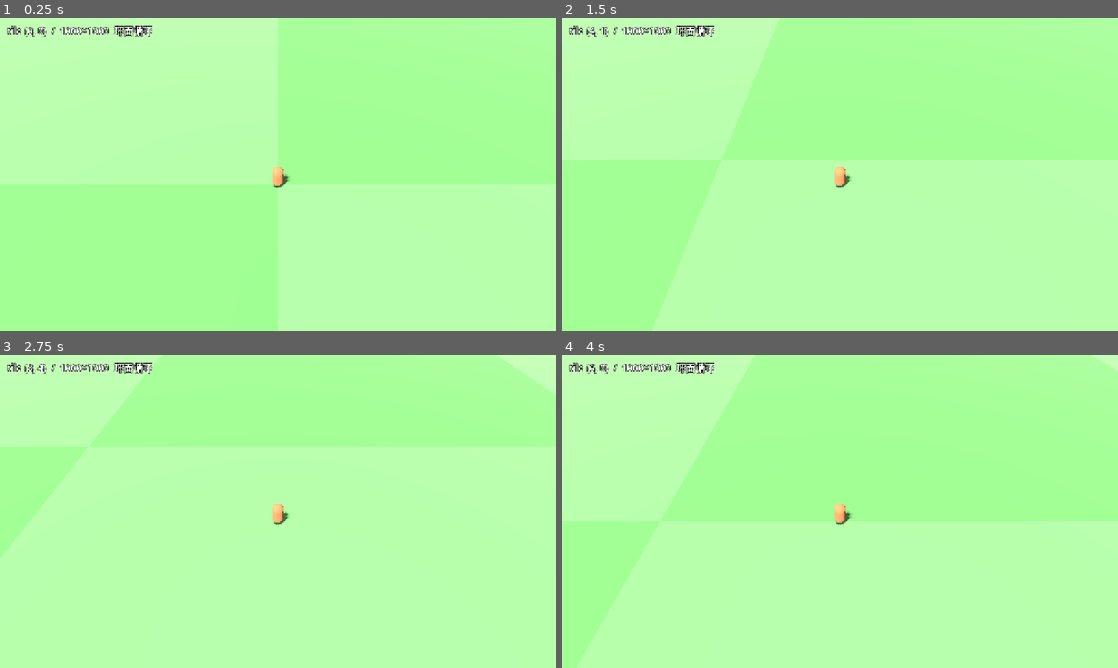
Above: before the commit, frames 1-4 (two rows, left to right).
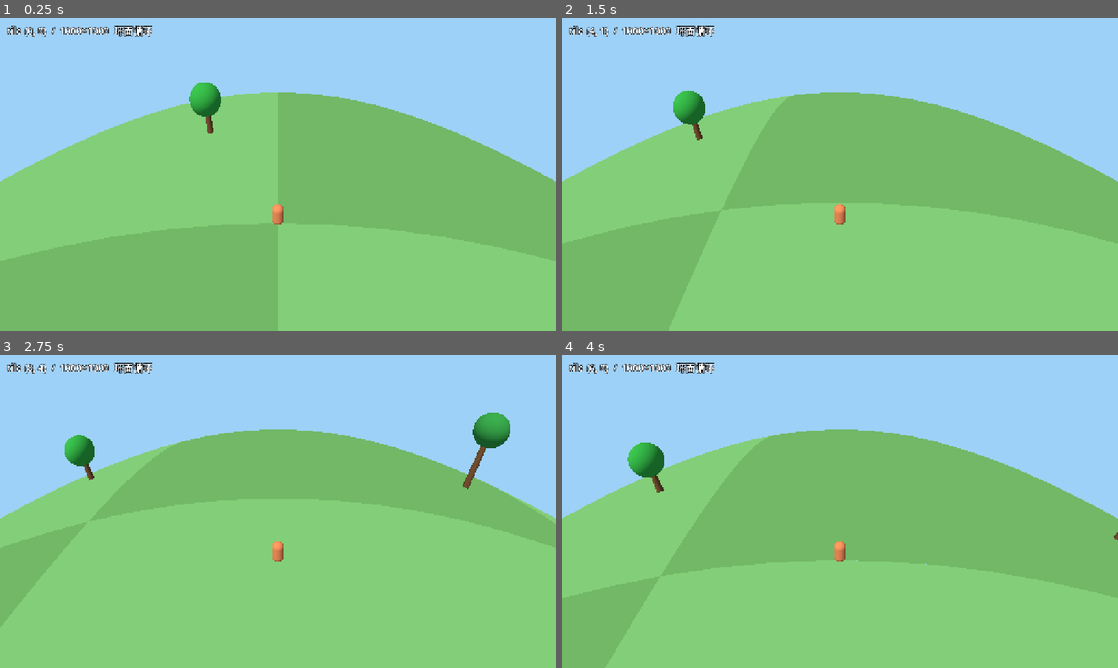
Above: after the commit, the same moments.

Repository: hoveychen/maliang
Game: Godot game, scene res://main.tscn
Same seed, same stepped clock (60 frames per second), same inputs: the game is played once before the commit and once after it.
Inputs:
- Up to frame 1 (0.25 s): no input
- Up to frame 2 (1.5 s): tap Enter at 0.5 s; hold Right (ui_right) 0.53-1.28 s; hold Down (ui_down) from 1.28 s (still down)
- Up to frame 3 (2.75 s): release Down (ui_down) at 2.03 s; hold Right (ui_right) from 2.03 s (still down)
- Up to frame 4 (4 s): release Right (ui_right) at 2.78 s; hold Up (ui_up) 2.78-3.53 s; hold Left (ui_left) from 3.53 s (still down)

The runs differ from the first frame. In frame 1, 100% of the frame differs, in the area x 0-100%, y 0-100%; in frame 2, 100%; in frame 3, 100%; in frame 4, 100%.

Commit message:
feat(demo): P4 world-bending shader — small-planet horizon, props follow curve

Diff:
--- /dev/null
+++ b/scripts/bend_mat.gd
@@ -0,0 +1,19 @@
+class_name BendMat
+extends RefCounted
+## 共享 world-bending ShaderMaterial 工厂。
+## 所有世界几何（地块/树/角色）都用它，才能统一跟随弯曲。
+
+const CURVATURE := 0.007
+static var _shader: Shader = null
+
+static func _shared_shader() -> Shader:
+	if _shader == null:
+		_shader = load("res://shaders/world_bend.gdshader")
+	return _shader
+
+static func make(color: Color) -> ShaderMaterial:
+	var m := ShaderMaterial.new()
+	m.shader = _shared_shader()
+	m.set_shader_parameter("albedo", color)
+	m.set_shader_parameter("curvature", CURVATURE)
+	return m
--- a/scripts/chunk_manager.gd
+++ b/scripts/chunk_manager.gd
@@ -8,7 +8,7 @@
 const CHUNK_TILES := 25
 const CHUNK_WORLD := float(CHUNK_TILES) * WorldGrid.TILE_SIZE          ## 50.0
 const CHUNKS_PER_SIDE := WorldGrid.GRID_TILES / CHUNK_TILES            ## 40
-const R := 3                                                          ## 半径（区块数）→ 7×7
+const R := 5                                                          ## 半径（区块数）→ 11×11
 
 ## slot 数组，每项 { root:Node3D, tile:MeshInstance3D, deco:Node3D, wrapped:Vector2i }
 var _slots: Array = []
@@ -27,7 +27,7 @@
 	plane.subdivide_width = 12
 	plane.subdivide_depth = 12
 	tile.mesh = plane
-	tile.material_override = StandardMaterial3D.new()
+	tile.material_override = BendMat.make(Color.WHITE)
 	root.add_child(tile)
 	var deco := Node3D.new()
 	root.add_child(deco)
@@ -61,21 +61,26 @@
 ## 按 wrapped 索引刷新区块外观（棋盘色 + 确定性装饰）。
 func _skin(slot: Dictionary, wrapped: Vector2i) -> void:
 	var tile: MeshInstance3D = slot["tile"]
-	var mat: StandardMaterial3D = tile.material_override
+	var mat: ShaderMaterial = tile.material_override
 	var checker := posmod(wrapped.x + wrapped.y, 2) == 0
-	mat.albedo_color = Color(0.47, 0.73, 0.41) if checker else Color(0.41, 0.65, 0.35)
-	mat.roughness = 0.95
+	var col := Color(0.47, 0.73, 0.41) if checker else Color(0.41, 0.65, 0.35)
+	mat.set_shader_parameter("albedo", col)
 
 	var deco: Node3D = slot["deco"]
 	for c in deco.get_children():
 		c.queue_free()
 
-	# 确定性 hash：同一 wrapped 区块永远长一样 → 跨接缝可辨认其连续性
-	var h := hash(wrapped)
-	if (h % 5) != 0:  # ~80% 区块放一棵树
-		var rx := (float(h % 1000) / 1000.0 - 0.5) * CHUNK_WORLD * 0.7
-		var rz := (float((h / 1000) % 1000) / 1000.0 - 0.5) * CHUNK_WORLD * 0.7
-		_add_tree(deco, Vector3(rx, 0.0, rz), h)
+	# 确定性 hash：同一 wrapped 区块永远长一样 → 跨接缝可辨认其连续性。
+	# 每块在整块范围内散布 2~3 棵树，保证可见区稳定有植被。
+	var base := hash(wrapped)
+	var count := 2 + posmod(base, 2)
+	for k in range(count):
+		var hk := hash(Vector3i(wrapped.x, wrapped.y, k))
+		if posmod(hk, 4) == 0:
+			continue  # 少量空位，避免太规整
+		var rx := (float(posmod(hk, 1000)) / 1000.0 - 0.5) * CHUNK_WORLD * 0.85
+		var rz := (float(posmod(hk / 1000, 1000)) / 1000.0 - 0.5) * CHUNK_WORLD * 0.85
+		_add_tree(deco, Vector3(rx, 0.0, rz), hk)
 
 func _add_tree(parent: Node3D, pos: Vector3, h: int) -> void:
 	var height := 2.5 + float(h % 7) * 0.5
@@ -85,9 +90,7 @@
 	cyl.bottom_radius = 0.35
 	cyl.height = height
 	trunk.mesh = cyl
-	var tm := StandardMaterial3D.new()
-	tm.albedo_color = Color(0.45, 0.3, 0.18)
-	trunk.material_override = tm
+	trunk.material_override = BendMat.make(Color(0.45, 0.3, 0.18))
 	trunk.position = pos + Vector3(0.0, height * 0.5, 0.0)
 	parent.add_child(trunk)
 
@@ -96,9 +99,7 @@
 	sph.radius = 1.6
 	sph.height = 3.0
 	crown.mesh = sph
-	var cm := StandardMaterial3D.new()
 	var g := 0.5 + float(h % 4) * 0.08
-	cm.albedo_color = Color(0.2, g, 0.25)
-	crown.material_override = cm
+	crown.material_override = BendMat.make(Color(0.2, g, 0.25))
 	crown.position = pos + Vector3(0.0, height + 0.6, 0.0)
 	parent.add_child(crown)
--- a/scripts/world.gd
+++ b/scripts/world.gd
@@ -29,7 +29,7 @@
 	light.name = "Sun"
 	light.rotation_degrees = Vector3(-55.0, -40.0, 0.0)
 	light.light_energy = 1.15
-	light.shadow_enabled = true
+	light.shadow_enabled = false  # 弯曲后阴影投影会错位，改用 P5 的假地面阴影
 	add_child(light)
 
 	var we := WorldEnvironment.new()
@@ -50,9 +50,7 @@
 	caps.height = 1.6
 	body.mesh = caps
 	body.position = Vector3(0.0, 0.8, 0.0)  ## 固定在渲染原点
-	var pmat := StandardMaterial3D.new()
-	pmat.albedo_color = Color(0.92, 0.52, 0.32)
-	body.material_override = pmat
+	body.material_override = BendMat.make(Color(0.92, 0.52, 0.32))
 	add_child(body)
 
 func _setup_camera() -> void:
--- /dev/null
+++ b/shaders/world_bend.gdshader
@@ -0,0 +1,19 @@
+shader_type spatial;
+render_mode cull_back, diffuse_lambert, specular_disabled;
+// World-bending（"小星球"弯曲）：在视图空间按离相机的水平距离平方把顶点往下压，
+// 远处地面向下弯出弧形地平线。逻辑/数据仍是纯平铺环面，只有渲染弯曲。
+// 直接写 POSITION（裁剪空间），绕过默认 MODELVIEW→PROJECTION。
+
+uniform vec3 albedo : source_color = vec3(0.46, 0.72, 0.40);
+uniform float curvature = 0.018;
+
+void vertex() {
+	vec3 vv = (MODELVIEW_MATRIX * vec4(VERTEX, 1.0)).xyz;
+	vv.y -= curvature * (vv.x * vv.x + vv.z * vv.z);
+	POSITION = PROJECTION_MATRIX * vec4(vv, 1.0);
+}
+
+void fragment() {
+	ALBEDO = albedo;
+	ROUGHNESS = 0.95;
+}
--- /dev/null
+++ b/tools/probe.gd
@@ -0,0 +1,19 @@
+extends SceneTree
+var f := 0
+var w
+func _initialize() -> void:
+	w = load("res://main.tscn").instantiate()
+	get_root().add_child(w)
+func _process(_d: float) -> bool:
+	f += 1
+	if f == 20:
+		var trunks := 0
+		var crowns := 0
+		for n in get_root().find_children("*", "MeshInstance3D", true, false):
+			if n.mesh is CylinderMesh:
+				trunks += 1
+			elif n.mesh is SphereMesh:
+				crowns += 1
+		printerr("TRUNKS=%d CROWNS=%d" % [trunks, crowns])
+		return true
+	return false
Not shown, added: scripts/bend_mat.gd.uid
Not shown, added: shaders/world_bend.gdshader.uid
Not shown, added: tools/probe.gd.uid
